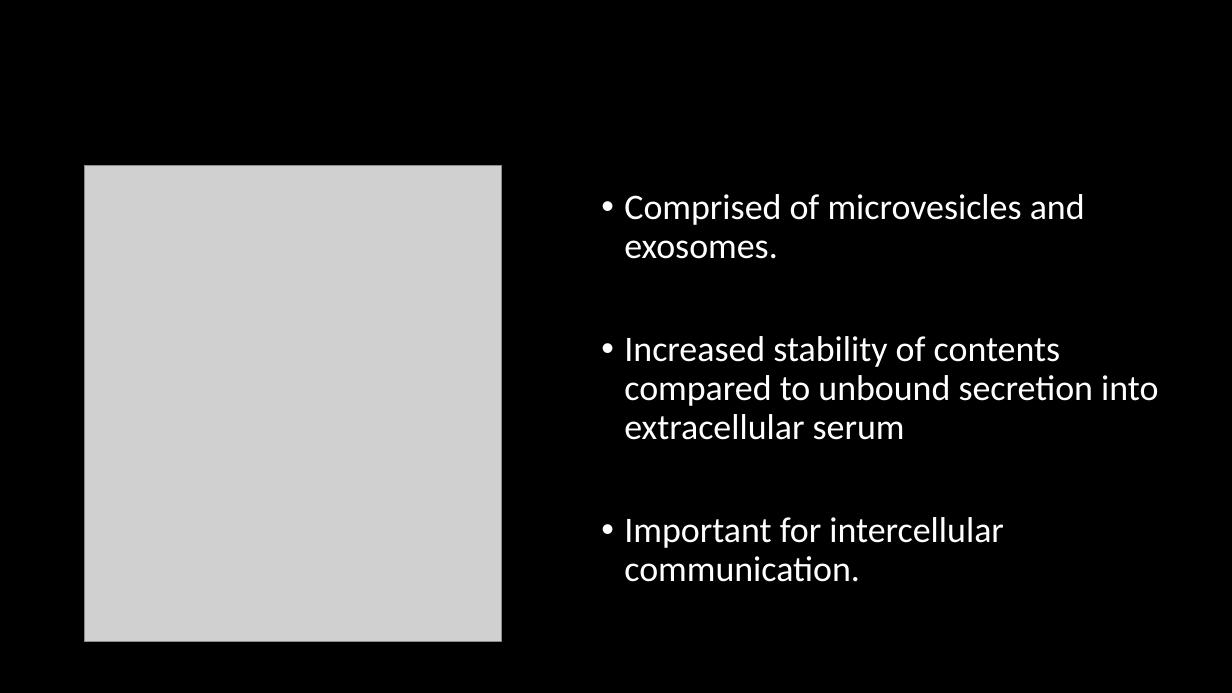
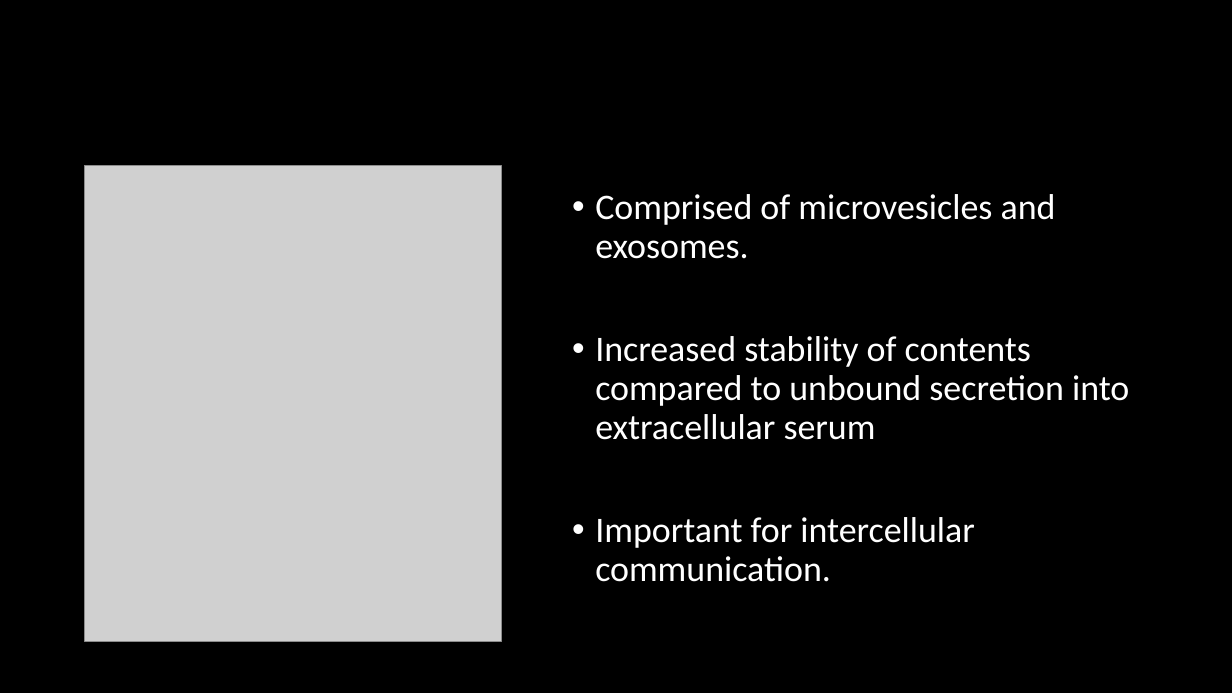
Before and after one commit to HarleyRobinson/Honours2, a slide deck: slide 3 of BackgroundInfo/Selective export of microRNA via extracellular vesicles (2).pptx. Drawn at 1232x693 pixels with LibreOffice and Linux fonts; fonts in the diff are those of the drawing; grey boxes stand for pictures; background and template pictures are left out. Boxes give left, top, right and bottom in pixels: in the first picture for what was removed or moved away, otherwise in the second. Text is boxed around its words. In the diff, an @@ line names an element or a change of style, - is before the commit and + after.

```diff
--- a/BackgroundInfo/Selective export of microRNA via extracellular vesicles (2).pptx
+++ b/BackgroundInfo/Selective export of microRNA via extracellular vesicles (2).pptx
@@ text "Comprised of microvesicles and exosomes.": place and size @@
-text "Comprised of microvesicles and exosomes." at (624, 194, 1158, 582)
+text "Comprised of microvesicles and exosomes." at (595, 194, 1129, 582)
```
Also in this commit, not shown: 8 other slides changed, 1 slide added, 1 slide removed, 2 other files.
